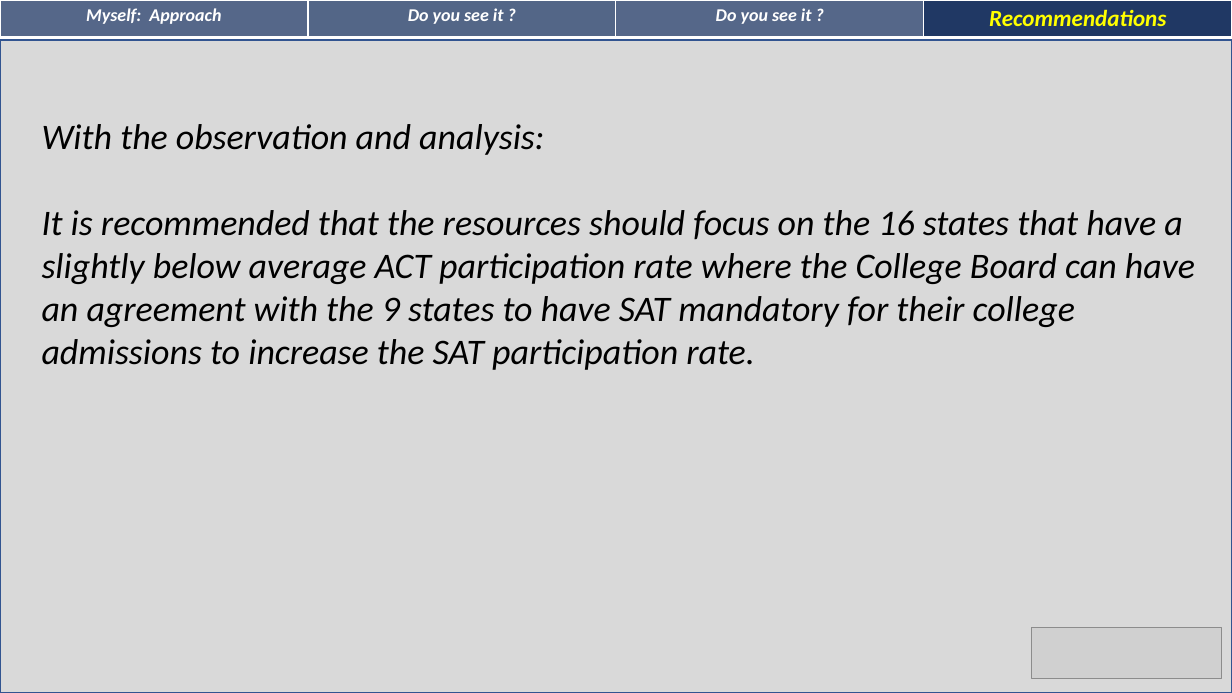
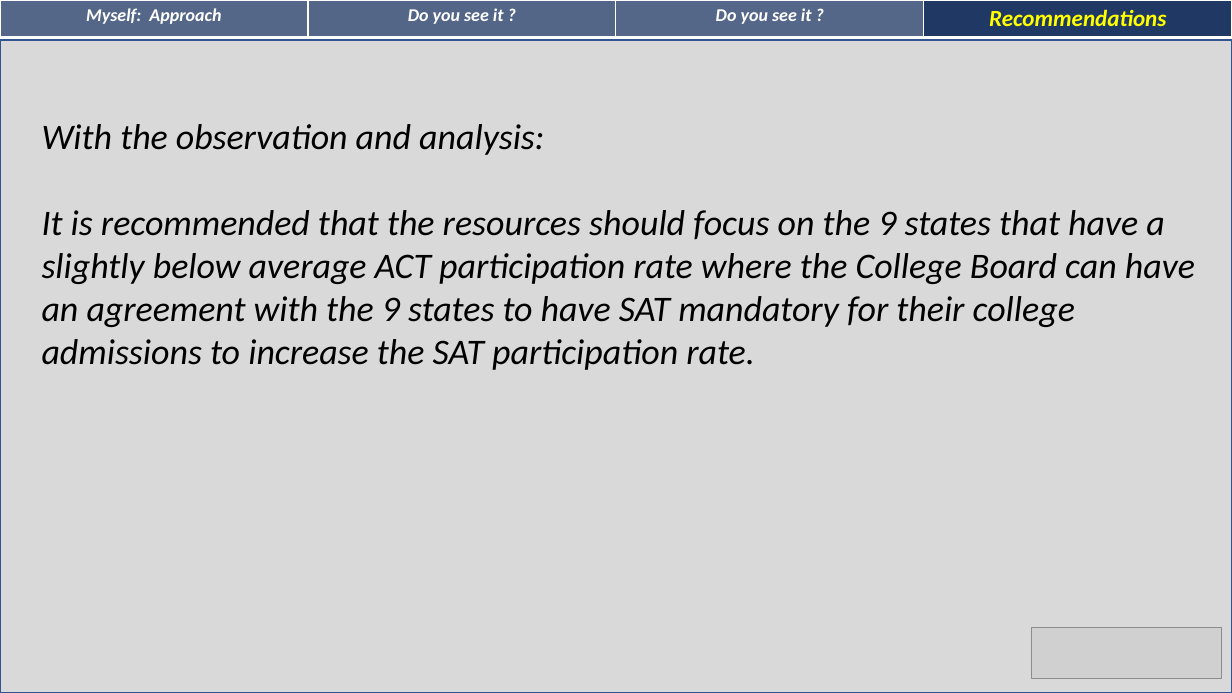
Before and after one commit to jpschew/GA-projects-DSI24, a slide deck: slide 7 of GA-project1/GA-project1.pptx. Drawn at 1232x693 pixels with LibreOffice and Linux fonts; fonts in the diff are those of the drawing; grey boxes stand for pictures. Boxes give left, top, right and bottom in pixels: in the first picture for what was removed or moved away, otherwise in the second. Text is boxed around its words. In the diff, an @@ line names an element or a change of style, - is before the commit and + after.

Commit message:
updated ppt

```diff
--- a/GA-project1/GA-project1.pptx
+++ b/GA-project1/GA-project1.pptx
@@ text at (42, 210, 1195, 370): text changed @@
-It is recommended that the resources should focus on the 16 states that have a slightly below average ACT participation rate where the College Board can have an agreement with the 9 states to have SAT mandatory for their college admissions to increase the SAT participation rate.
+It is recommended that the resources should focus on the 9 states that have a slightly below average ACT participation rate where the College Board can have an agreement with the 9 states to have SAT mandatory for their college admissions to increase the SAT participation rate.
```
Also in this commit, not shown: 2 other files.
